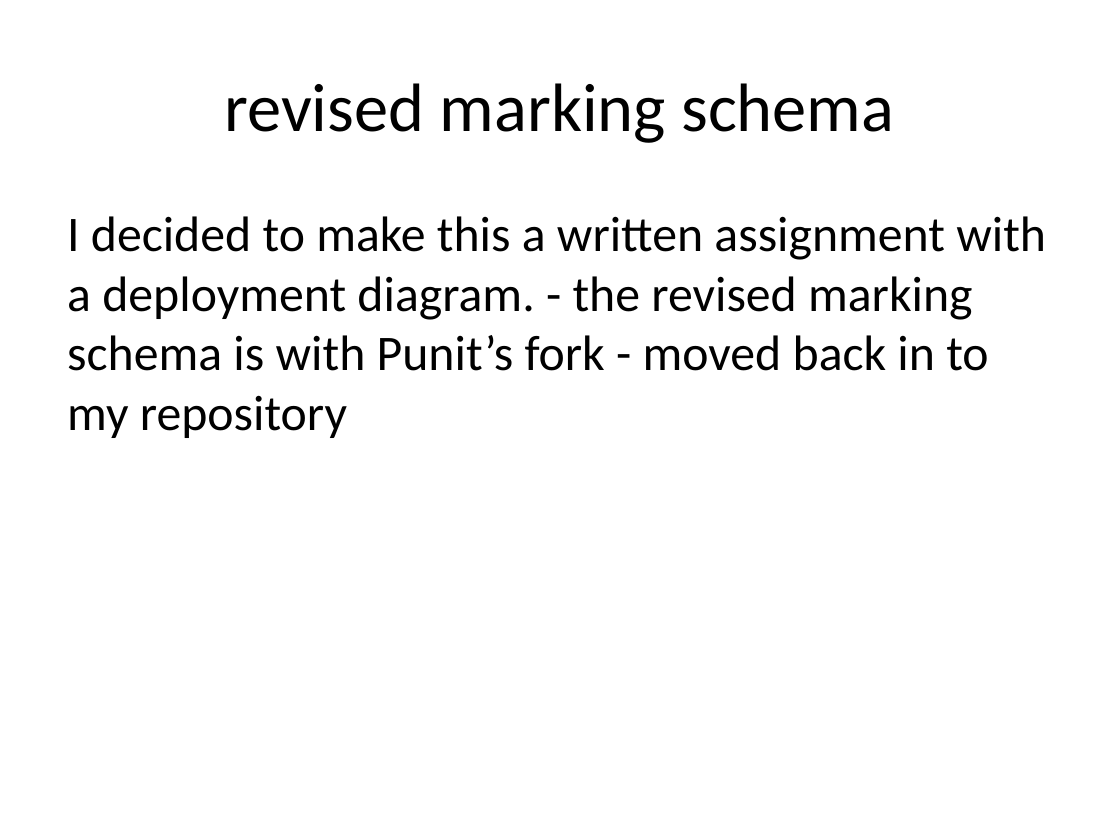
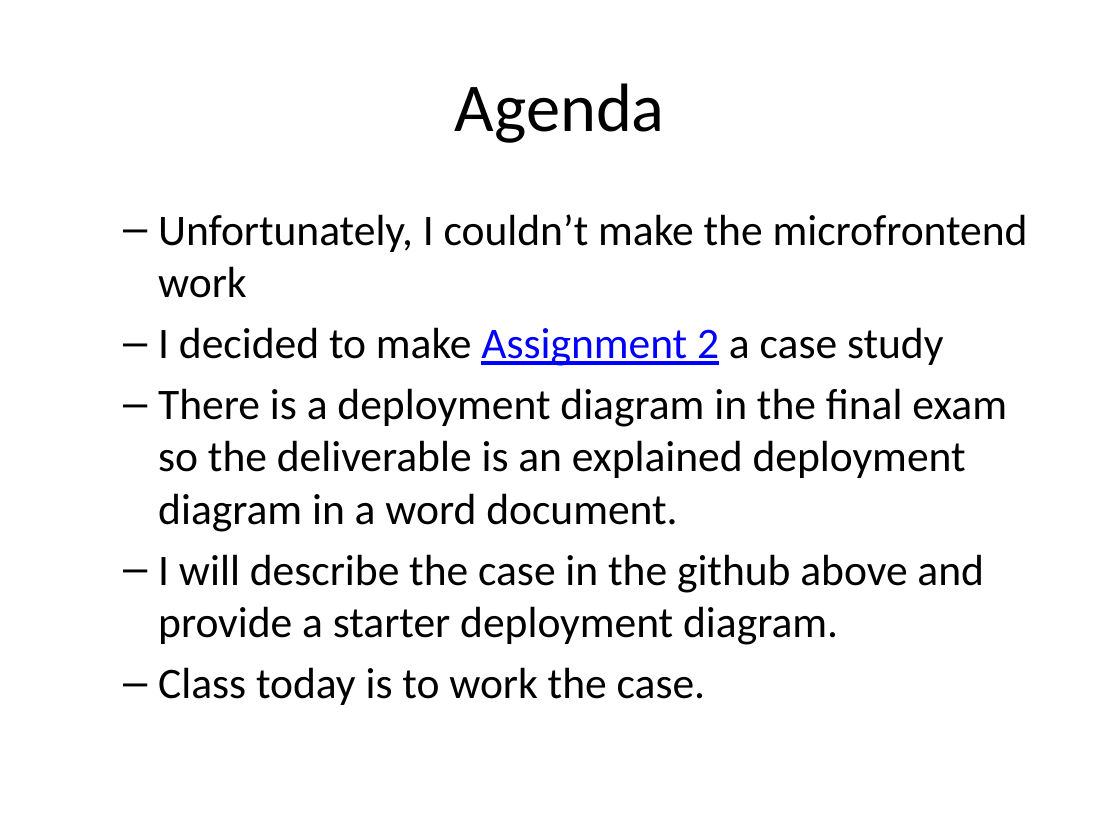
Before and after one commit to rhildred/INFO8985, a slide deck: slide 2 of microfrontend_analysis/slides.pptx (slide 6 before the commit). Drawn at 1120x840 pixels with LibreOffice and Linux fonts; fonts in the diff are those of the drawing. Boxes give left, top, right and bottom in pixels: in the first picture for what was removed or moved away, otherwise in the second. Text is boxed around its words. In the diff, an @@ line names an element or a change of style, - is before the commit and + after.

Commit message:
deploy: 4bc96f2d557730ef8decd37a835111f2c832527d

```diff
--- a/microfrontend_analysis/slides.pptx
+++ b/microfrontend_analysis/slides.pptx
@@ title at bbox=[455, 83, 665, 143]: text changed @@
-revised marking schema
+Agenda
@@ text at bbox=[158, 214, 1028, 705]: text changed; size 32 to 28 pt @@
-I decided to make this a written assignment with a deployment diagram. - the revised marking schema is with Punit’s fork - moved back in to my repository
+  – Unfortunately, I couldn’t make the microfrontend work
+  – I decided to make Assignment 2 a case study
+  – There is a deployment diagram in the final exam so the deliverable is an explained deployment diagram in a word document.
+  – I will describe the case in the github above and provide a starter deployment diagram.
+  – Class today is to work the case.
```
Also in this commit, not shown: 3 slides added, 6 slides removed, 11 other files.
